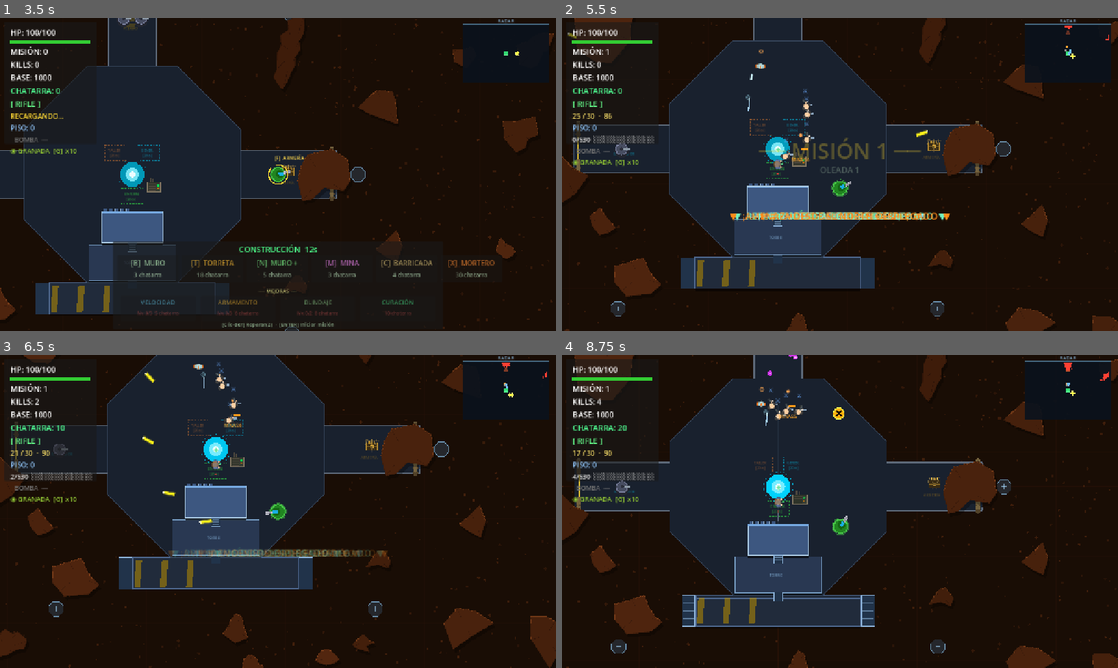
Above: before the commit, frames 1-4 (two rows, left to right).
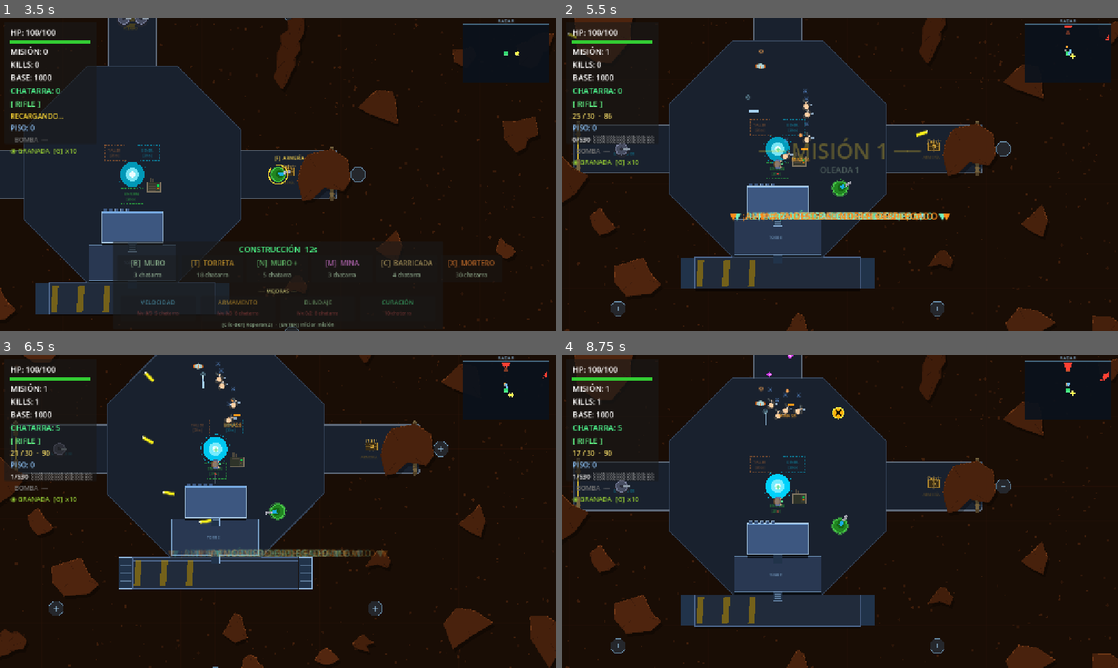
Above: after the commit, the same moments.

Repository: enriquecordero/last-colony
Game: Godot game, scene res://scenes/main.tscn
Same seed, same stepped clock (60 frames per second), same inputs: the game is played once before the commit and once after it. This scene is started directly instead of the project's main scene.
Inputs (mouse positions are in pixels of both pictures, inside the frame that each line leads up to):
- Up to frame 1 (3.5 s): tap Enter at 0.5 s; move the mouse to (400, 158) at 0.52 s; hold Right (ui_right) 0.53-1.25 s; hold F 0.53-1.25 s; click (400, 158) at 0.67 s; tap Space at 0.77 s; drag from (166, 190) to (383, 152) at 1.27 s; move the mouse to (333, 105) at 2.02 s; hold Right (ui_right) 2.03-2.75 s; hold F 2.03-2.75 s; tap R at 2.1 s; drag from (250, 237) to (511, 118) at 2.77 s
- Up to frame 2 (5.5 s): move the mouse to (1006, 221) at 3.52 s; hold Left (ui_left) 3.53-4.25 s; hold F 3.53-4.25 s; tap Keypad Enter at 3.6 s; tap Space at 3.77 s; drag from (673, 127) to (756, 96) at 4.27 s; move the mouse to (867, 174) at 5.02 s; hold Down (ui_down) from 5.03 s (still down); hold F from 5.03 s (still down); tap T at 5.1 s; click (867, 174) at 5.17 s
- Up to frame 3 (6.5 s): release Down (ui_down) at 5.75 s; release F at 5.75 s; drag from (194, 433) to (166, 527) at 5.77 s
- Up to frame 4 (8.75 s): move the mouse to (962, 495) at 6.52 s; hold Up (ui_up) 6.53-7.25 s; hold F 6.53-7.25 s; tap M at 6.6 s; tap Space at 6.77 s; drag from (728, 527) to (812, 574) at 7.27 s; move the mouse to (895, 442) at 8.02 s; hold Down (ui_down) from 8.03 s (still down); hold F from 8.03 s (still down); tap X at 8.1 s

Frame 1 is identical in both runs. In frame 2, less than 0.1% of the frame differs, in the area x 33-99%, y 2-31%; in frame 3, 1.6%; in frame 4, 2.8%, in the area x 0-100%, y 0-100%.
Error before the commit: Cannot call method 'queue_free' on a null value. (res://scripts/main.gd:492)
Error after the commit: Cannot call method 'queue_free' on a null value. (res://scripts/main.gd:498)

Commit message:
Mid-wave events: forced movement with reward/penalty stakes
During a wave, after ~15s and every 30-45s thereafter, a random event
appears on the map demanding the player leave their firing position:

GENERATOR (back-line, easier)
- Spawns near south of fortress
- Hold F adjacent for 1.8s to repair
- Win: +25 chatarra. Lose: -80 base HP

SUPPLY (flank, riskier)
- Spawns 380-520px to one side of the wave direction
- Win: +60 rifle ammo, +12 shotgun, +2 grenades. Lose: nothing material

DOWNED_SOLDIER (front, dangerous)
- Spawns out in the wave direction, in the fight
- Win: revive a downed ally, or spawn an extra grunt
- Lose: -10 chatarra

Implementation:
- New wave_event.gd Node2D with pulsing interact ring + hold-progress
  arc + countdown number
- Capped at 2 active events; auto-clears on wave complete
- Minimap threat marker points at the event spawn
- Events stay 32s max; missed = failed

This means waves stop being 'stand and shoot' — at any moment a
beacon can appear behind you (generator) or out in the horde (supply,
soldier) that forces movement.

Co-Authored-By: Claude Sonnet 4.6 <noreply@anthropic.com>

Diff:
--- a/scripts/main.gd
+++ b/scripts/main.gd
@@ -77,6 +77,7 @@
 const MortarScript = preload("res://scripts/mortar.gd")
 const MortarShell  = preload("res://scripts/mortar_shell.gd")
 const OrbitalLaser = preload("res://scripts/orbital_laser.gd")
+const WaveEvent    = preload("res://scripts/wave_event.gd")
 
 const BUILD_PHASE_TIME := 14.0
 const MAX_TURRETS      := 8
@@ -135,6 +136,11 @@
 var _grenade_mode:  bool = false
 var _laser_charges: int  = 2
 var _laser_mode:    bool = false
+
+# Mid-wave events
+var _wave_events:        Array = []
+var _wave_event_next_t:  float = 0.0
+var _wave_event_dir:     Vector2 = Vector2.ZERO  # current threat direction
 var _sats_activated:   int = 0
 var _caches_collected: int = 0
 var _burrows_closed:   int = 0
@@ -1132,6 +1138,7 @@
 	_tick_events(delta)
 	_tick_fortress_hints()
 	_tick_player_down(delta)
+	_tick_wave_events(delta)
 
 
 func _tick_player_down(delta: float) -> void:
@@ -1152,6 +1159,123 @@
 	# Medic died or timer ran out → real game over
 	if not is_instance_valid(_medic_npc) or _medic_npc.get("down") or _player_down_t <= 0.0:
 		_finalize_player_death()
+
+
+# ── Mid-wave events ──────────────────────────────────────────────────────────
+
+func _tick_wave_events(delta: float) -> void:
+	if not _mission_active or _build_phase or _game_over:
+		return
+	_wave_events = _wave_events.filter(func(e): return is_instance_valid(e))
+	if _wave_events.size() >= 2:
+		return
+	_wave_event_next_t -= delta
+	if _wave_event_next_t <= 0.0:
+		_spawn_random_wave_event()
+		_wave_event_next_t = randf_range(28.0, 45.0)
+
+
+func _spawn_random_wave_event() -> void:
+	var roll: float = randf()
+	var t: int
+	if roll < 0.40:
+		t = WaveEvent.Type.SUPPLY
+	elif roll < 0.75:
+		t = WaveEvent.Type.GENERATOR
+	else:
+		t = WaveEvent.Type.DOWNED_SOLDIER
+
+	var pos: Vector2
+	match t:
+		WaveEvent.Type.GENERATOR:
+			# Near the fortress south wall (back-line, easier)
+			var perp: Vector2 = Vector2(-_wave_event_dir.y, _wave_event_dir.x)
+			pos = BASE_POS - _wave_event_dir * 130.0 + perp * randf_range(-90.0, 90.0)
+		WaveEvent.Type.SUPPLY:
+			# Out in the danger zone (flanking side of the wave direction)
+			var perp_s: Vector2 = Vector2(-_wave_event_dir.y, _wave_event_dir.x)
+			var side: float = -1.0 if randi() % 2 == 0 else 1.0
+			pos = BASE_POS + perp_s * side * randf_range(380.0, 520.0) \
+					+ _wave_event_dir * randf_range(-120.0, 120.0)
+		WaveEvent.Type.DOWNED_SOLDIER:
+			# In front of the wave, in the fight zone
+			pos = BASE_POS + _wave_event_dir * randf_range(380.0, 520.0)
+		_:
+			pos = BASE_POS
+
+	# Keep inside map
+	pos.x = clampf(pos.x, 80.0, MAP_W - 80.0)
+	pos.y = clampf(pos.y, 80.0, MAP_H - 80.0)
+
+	var ev := WaveEvent.new()
+	ev.global_position = pos
+	ev.setup(t, _player)
+	ev.completed.connect(_on_wave_event_completed)
+	ev.failed.connect(_on_wave_event_failed)
+	add_child(ev)
+	_wave_events.append(ev)
+
+	var lname: String = ev.label
+	_hud.show_npc_announcement("¡EVENTO! " + lname, Color(1.0, 0.80, 0.30))
+	_hud.set_minimap_threat((pos - BASE_POS).normalized())
+
+
+func _on_wave_event_completed(t: int) -> void:
+	match t:
+		WaveEvent.Type.GENERATOR:
+			_biomasa += 25
+			_hud.update_biomasa(_biomasa)
+			_hud.show_npc_announcement("GENERADOR REPARADO  +25 chatarra",
+				Color(0.30, 0.95, 0.55))
+		WaveEvent.Type.SUPPLY:
+			if is_instance_valid(_player) and _player.has_method("add_ammo"):
+				_player.add_ammo(60, 12)
+			_grenade_count = mini(_grenade_count + 2, 10)
+			_hud.update_grenade(_grenade_count, _grenade_mode)
+			_hud.show_npc_announcement("SUMINISTROS RECUPERADOS  +munición +2 granadas",
+				Color(1.00, 0.85, 0.25))
+		WaveEvent.Type.DOWNED_SOLDIER:
+			# Revive one downed ally, else spawn an extra grunt
+			var revived: bool = false
+			for ally in get_tree().get_nodes_in_group("allies"):
+				if is_instance_valid(ally) and ally.get("down") == true and ally.has_method("revive"):
+					ally.revive(80)
+					revived = true
+					break
+			if not revived and _extra_grunts.size() < EXTRA_GRUNT_CAP:
+				_spawn_extra_grunt(_extra_grunts.size())
+			_hud.show_npc_announcement("SOLDADO RESCATADO  +1 aliado",
+				Color(0.55, 1.00, 0.55))
+
+
+func _on_wave_event_failed(t: int) -> void:
+	match t:
+		WaveEvent.Type.GENERATOR:
+			_take_base_damage(80)
+			_hud.show_npc_announcement("GENERADOR DESTRUIDO  -80 base HP",
+				Color(1.0, 0.30, 0.20))
+		WaveEvent.Type.SUPPLY:
+			_hud.show_npc_announcement("SUMINISTROS PERDIDOS",
+				Color(0.85, 0.55, 0.20))
+		WaveEvent.Type.DOWNED_SOLDIER:
+			# The downed soldier dies — small biomasa penalty
+			_biomasa = maxi(0, _biomasa - 10)
+			_hud.update_biomasa(_biomasa)
+			_hud.show_npc_announcement("SOLDADO PERDIDO  -10 chatarra",
+				Color(1.0, 0.40, 0.30))
+
+
+func _take_base_damage(amount: int) -> void:
+	if not is_instance_valid(_fortress):
+		return
+	_base_hp = maxi(0, _base_hp - amount)
+	_fortress.base_hp_pct = float(_base_hp) / 1000.0
+	if _fortress.has_method("on_damaged"):
+		_fortress.on_damaged()
+	shake(8.0)
+	SoundManager.play("damage")
+	if _base_hp == 0:
+		_on_base_destroyed()
 
 func _tick_fortress_hints() -> void:
 	if not is_instance_valid(_fortress) or not is_instance_valid(_player):
@@ -1892,6 +2016,8 @@
 	var flank_dir:   String = _adjacent_dir(primary_dir)
 	_announce_wave_direction(primary_dir)
 	_rally_npcs_to(primary_dir)
+	_wave_event_dir    = _DIR_VECTORS.get(primary_dir, Vector2.UP)
+	_wave_event_next_t = randf_range(12.0, 20.0)   # first event after ~15s
 
 	# Vanguard phase: first ~8% of the wave is forced elites (tanks/blindados/
 	# corruptors) so the heavy units arrive first and force you to engage
@@ -2047,6 +2173,11 @@
 	_hud.update_grenade(_grenade_count, false)
 	_hud.update_enemy_progress(0, 0)
 	_hud.set_minimap_threat(Vector2.ZERO)
+	# Clear any in-flight mid-wave events (count as failed but silent)
+	for ev in _wave_events:
+		if is_instance_valid(ev):
+			ev.queue_free()
+	_wave_events.clear()
 	shake(8.0)
 	var reward := 8 + _wave * 2
 	var gen_bonus := 15 if (is_instance_valid(_fortress) and _fortress.has_station(Fortress.StationType.GENERATOR)) else 0
--- /dev/null
+++ b/scripts/wave_event.gd
@@ -0,0 +1,102 @@
+extends Node2D
+
+signal completed(event_type: int)
+signal failed(event_type: int)
+
+enum Type { GENERATOR, SUPPLY, DOWNED_SOLDIER }
+
+const RADIUS_INTERACT := 56.0
+const DURATION        := 32.0
+const HOLD_TIME       := 1.8   # seconds player must hold F adjacent
+
+var type: int = Type.GENERATOR
+var label: String = ""
+var color: Color = Color(0.85, 0.95, 0.55)
+
+var _t:        float = DURATION
+var _hold_t:   float = 0.0
+var _pulse:    float = 0.0
+var _player:   Node2D = null
+var _done:     bool = false
+
+
+func _ready() -> void:
+	z_index = 6
+	set_process(true)
+
+
+func setup(t: int, p: Node2D) -> void:
+	type    = t
+	_player = p
+	match t:
+		Type.GENERATOR:
+			label = "REPARAR GENERADOR"
+			color = Color(0.30, 0.90, 1.00)
+		Type.SUPPLY:
+			label = "RECOGER SUMINISTROS"
+			color = Color(1.00, 0.80, 0.20)
+		Type.DOWNED_SOLDIER:
+			label = "RESCATAR SOLDADO"
+			color = Color(0.30, 1.00, 0.55)
+
+
+func _process(delta: float) -> void:
+	if _done:
+		return
+	_t     -= delta
+	_pulse += delta * 5.0
+	if _t <= 0.0:
+		_done = true
+		failed.emit(type)
+		queue_free()
+		return
+
+	if is_instance_valid(_player) and \
+			global_position.distance_to(_player.global_position) <= RADIUS_INTERACT \
+			and Input.is_key_pressed(KEY_F):
+		_hold_t += delta
+		if _hold_t >= HOLD_TIME:
+			_done = true
+			completed.emit(type)
+			queue_free()
+			return
+	else:
+		_hold_t = maxf(0.0, _hold_t - delta * 1.5)
+
+	queue_redraw()
+
+
+func _draw() -> void:
+	# Outer interact ring (pulsing)
+	var pulse_a: float = 0.45 + 0.45 * absf(sin(_pulse))
+	draw_arc(Vector2.ZERO, RADIUS_INTERACT, 0.0, TAU, 40,
+		Color(color.r, color.g, color.b, pulse_a * 0.55), 2.5)
+	# Timer ring
+	var pct: float = clampf(_t / DURATION, 0.0, 1.0)
+	draw_arc(Vector2.ZERO, 26.0, -PI * 0.5, -PI * 0.5 + TAU * pct, 40,
+		color, 4.0)
+	# Hold-progress fill
+	if _hold_t > 0.0:
+		var hpct: float = clampf(_hold_t / HOLD_TIME, 0.0, 1.0)
+		draw_arc(Vector2.ZERO, 18.0, -PI * 0.5, -PI * 0.5 + TAU * hpct, 32,
+			Color(1.0, 1.0, 1.0, 0.85), 3.0)
+	# Icon (simple per-type glyph)
+	match type:
+		Type.GENERATOR:
+			draw_line(Vector2(-7, -6), Vector2(2, -1), color.lightened(0.2), 3.0)
+			draw_line(Vector2(2, -1),  Vector2(-3, 1), color.lightened(0.2), 3.0)
+			draw_line(Vector2(-3, 1),  Vector2(7,  6), color.lightened(0.2), 3.0)
+		Type.SUPPLY:
+			draw_rect(Rect2(-9, -9, 18, 18), color, false, 2.5)
+			draw_line(Vector2(-9, 0), Vector2(9, 0), color, 1.5)
+			draw_line(Vector2(0, -9), Vector2(0, 9), color, 1.5)
+		Type.DOWNED_SOLDIER:
+			draw_circle(Vector2(0, -4), 5.0, color)
+			draw_rect(Rect2(-4, 0, 8, 8), color)
+	# Label
+	var f := ThemeDB.fallback_font
+	draw_string(f, Vector2(-58, -RADIUS_INTERACT - 8), label,
+		HORIZONTAL_ALIGNMENT_LEFT, -1, 12, color)
+	# Countdown number
+	draw_string(f, Vector2(-10, RADIUS_INTERACT + 16), "%ds" % int(ceil(_t)),
+		HORIZONTAL_ALIGNMENT_LEFT, -1, 12, Color(1.0, 0.85, 0.40, 0.85))
